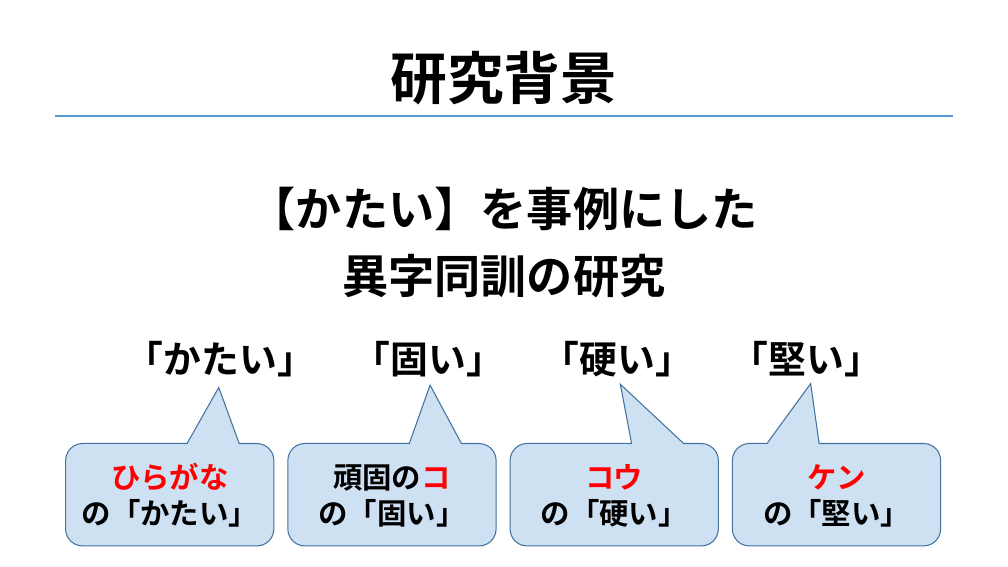
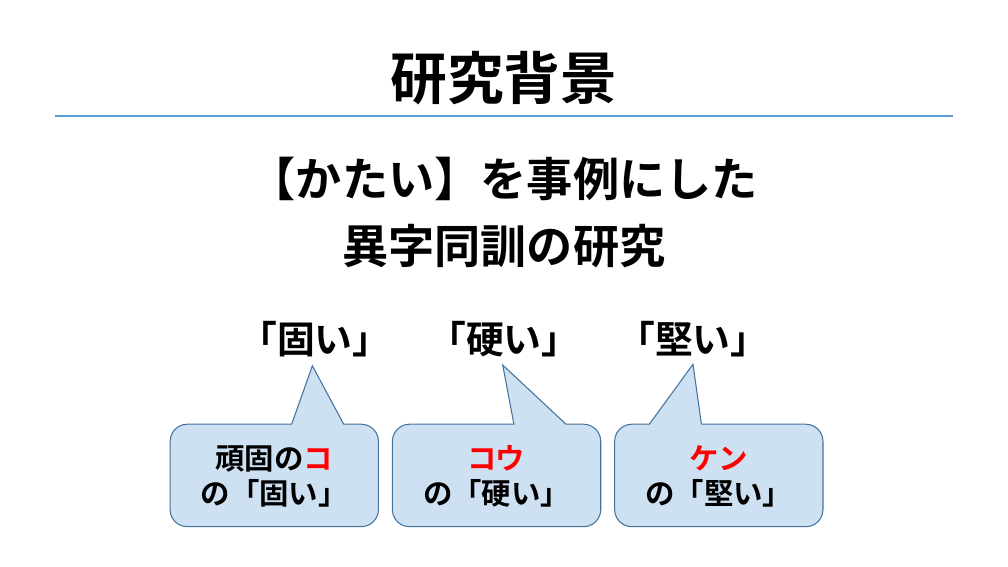
Before and after one commit to 3x3y3z3t/paper, a slide deck: slide 21 of 発表用/PPT.pptx (slide 15 before the commit). Drawn at 1008x567 pixels with LibreOffice and Linux fonts; fonts in the diff are those of the drawing; background and template pictures are left out. Boxes give left, top, right and bottom in pixels: in the first picture for what was removed or moved away, otherwise in the second. Text is boxed around its words. In the diff, an @@ line names an element or a change of style, - is before the commit and + after.

```diff
--- a/発表用/PPT.pptx
+++ b/発表用/PPT.pptx
@@ text "【かたい】を事例にした 異字同訓の研究": place and size @@
-text "【かたい】を事例にした 異字同訓の研究" at <box>250,186,758,298</box>
+text "【かたい】を事例にした 異字同訓の研究" at <box>250,156,758,268</box>
@@ text at <box>239,320,768,364</box>: text changed @@
-「かたい」 「固い」 「硬い」 「堅い」
+「固い」 「硬い」 「堅い」
@@ rounded speech box removed at <box>66,444,274,547</box> @@
-ひらがな
-の「かたい」
@@ 3 rounded speech boxes: place and size @@
-3 rounded speech boxes at <box>288,444,941,547</box>
+3 rounded speech boxes at <box>170,424,823,527</box>
```
Also in this commit, not shown: 15 other slides changed, 33 slides added, 3 slides removed, 1 other file.
